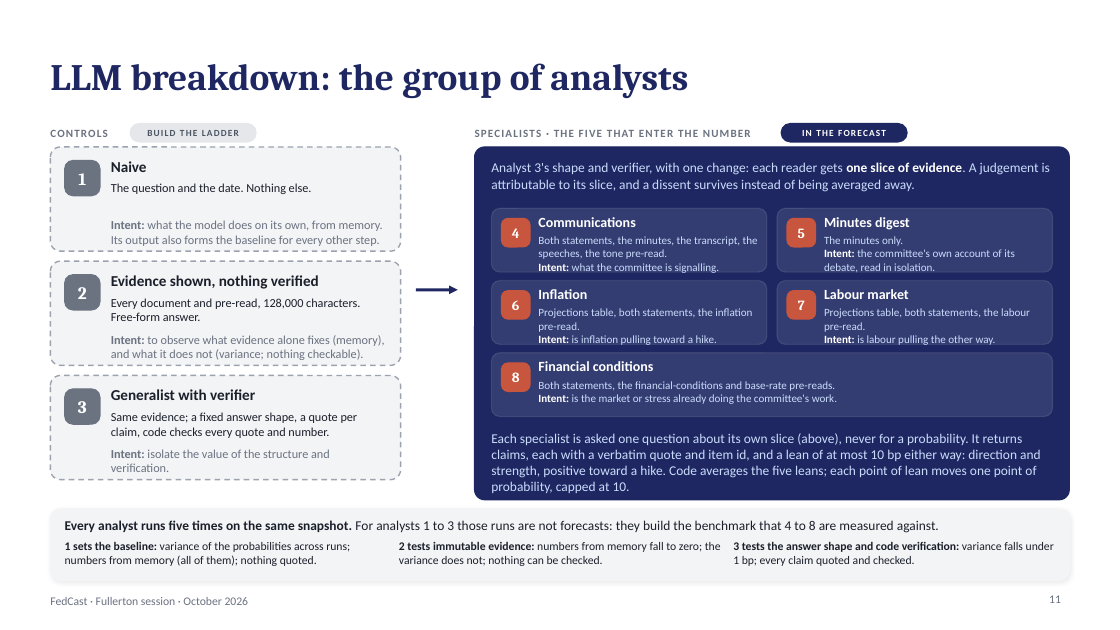
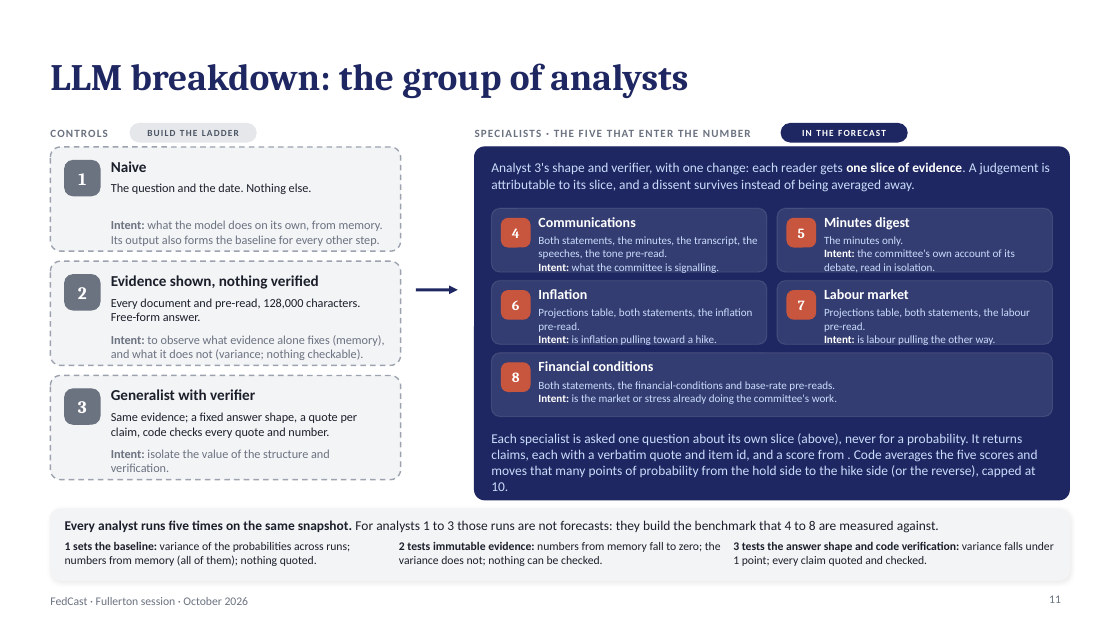
Before and after one commit to kmt112/fed-forecast, a slide deck: slide 11 of docs/FedCast_Fullerton.pptx. Drawn at 1120x630 pixels with LibreOffice and Linux fonts; fonts in the diff are those of the drawing. Boxes give left, top, right and bottom in pixels: in the first picture for what was removed or moved away, otherwise in the second. Text is boxed around its words. In the diff, an @@ line names an element or a change of style, - is before the commit and + after.

```diff
--- a/docs/FedCast_Fullerton.pptx
+++ b/docs/FedCast_Fullerton.pptx
@@ text at box(491, 433, 1038, 491): text changed @@
-Each specialist is asked one question about its own slice (above), never for a probability. It returns claims, each with a verbatim quote and item id, and a lean of at most 10 bp either way: direction and strength, positive toward a hike. Code averages the five leans; each point of lean moves one point of probability, capped at 10.
+Each specialist is asked one question about its own slice (above), never for a probability. It returns claims, each with a verbatim quote and item id, and a score from . Code averages the five scores and moves that many points of probability from the hold side to the hike side (or the reverse), capped at 10.
@@ text at box(733, 541, 1054, 566): text changed @@
-3 tests the answer shape and code verification: variance falls under 1 bp; every claim quoted and checked.
+3 tests the answer shape and code verification: variance falls under 1 point; every claim quoted and checked.
```
Also in this commit, not shown: 7 other slides changed, 2 slides added, 8 other files.
